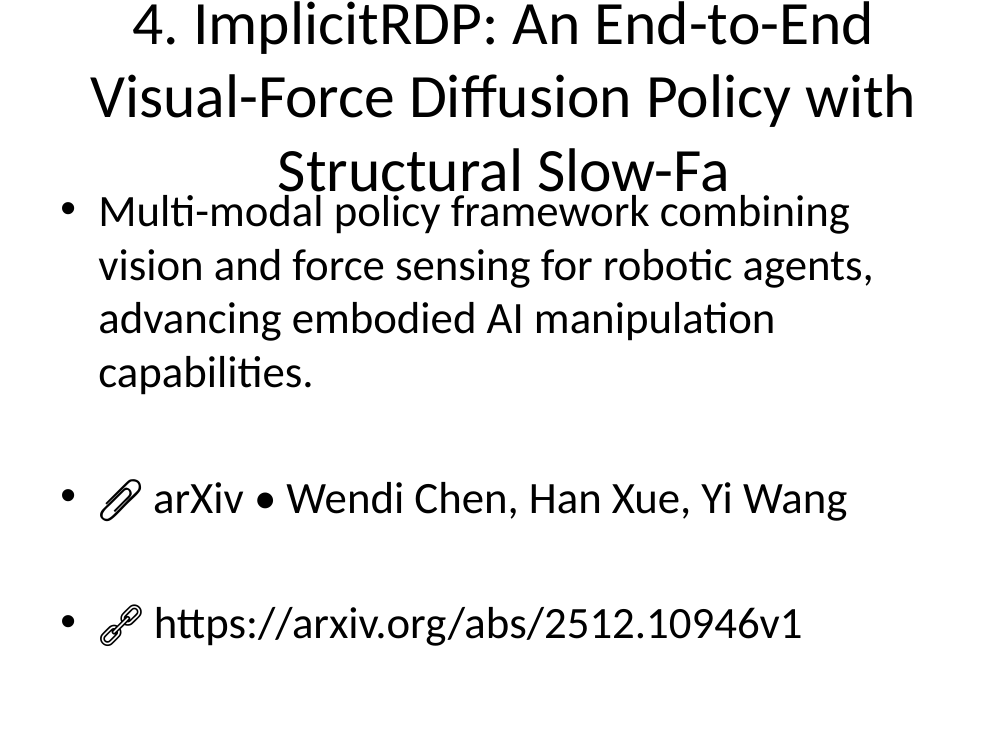
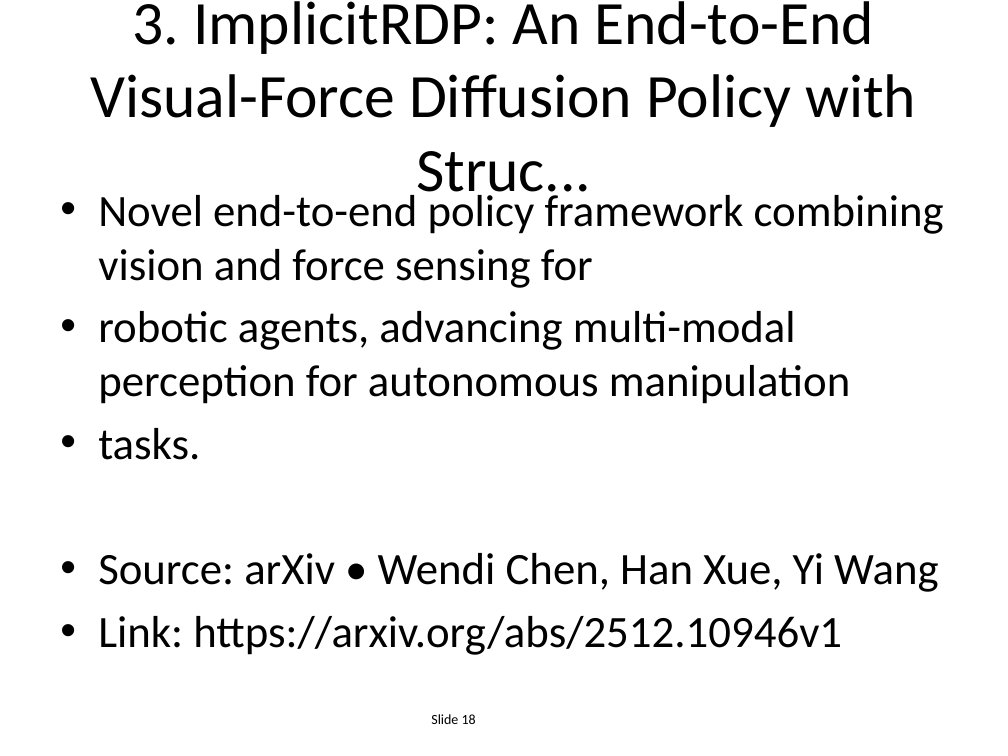
Before and after one commit to EiriniOr/ai-weekly-digest, a slide deck: slide 18 of AI_Weekly_2025-12-14.pptx (slide 19 before the commit). Drawn at 1008x756 pixels with LibreOffice and Linux fonts; fonts in the diff are those of the drawing. Boxes give left, top, right and bottom in pixels: in the first picture for what was removed or moved away, otherwise in the second. Text is boxed around its words. In the diff, an @@ line names an element or a change of style, - is before the commit and + after.

```diff
--- a/AI_Weekly_2025-12-14.pptx
+++ b/AI_Weekly_2025-12-14.pptx
@@ title at (90,1,916,206): text changed @@
-4. ImplicitRDP: An End-to-End Visual-Force Diffusion Policy with Structural Slow-Fa
+3. ImplicitRDP: An End-to-End Visual-Force Diffusion Policy with Struc...
@@ text at (98,189,944,655): text changed @@
-• Multi-modal policy framework combining vision and force sensing for robotic agents, advancing embodied AI manipulation capabilities.
-• 📎 arXiv • Wendi Chen, Han Xue, Yi Wang
-• 🔗 https://arxiv.org/abs/2512.10946v1
+• Novel end-to-end policy framework combining vision and force sensing for
+• robotic agents, advancing multi-modal perception for autonomous manipulation
+• tasks.
+• Source: arXiv • Wendi Chen, Han Xue, Yi Wang
+• Link: https://arxiv.org/abs/2512.10946v1
@@ text added at (431,714,476,724), 10 pt, text #000000 @@
+Slide 18
```
Also in this commit, not shown: 23 other slides changed, 1 slide added, 1 slide removed.
